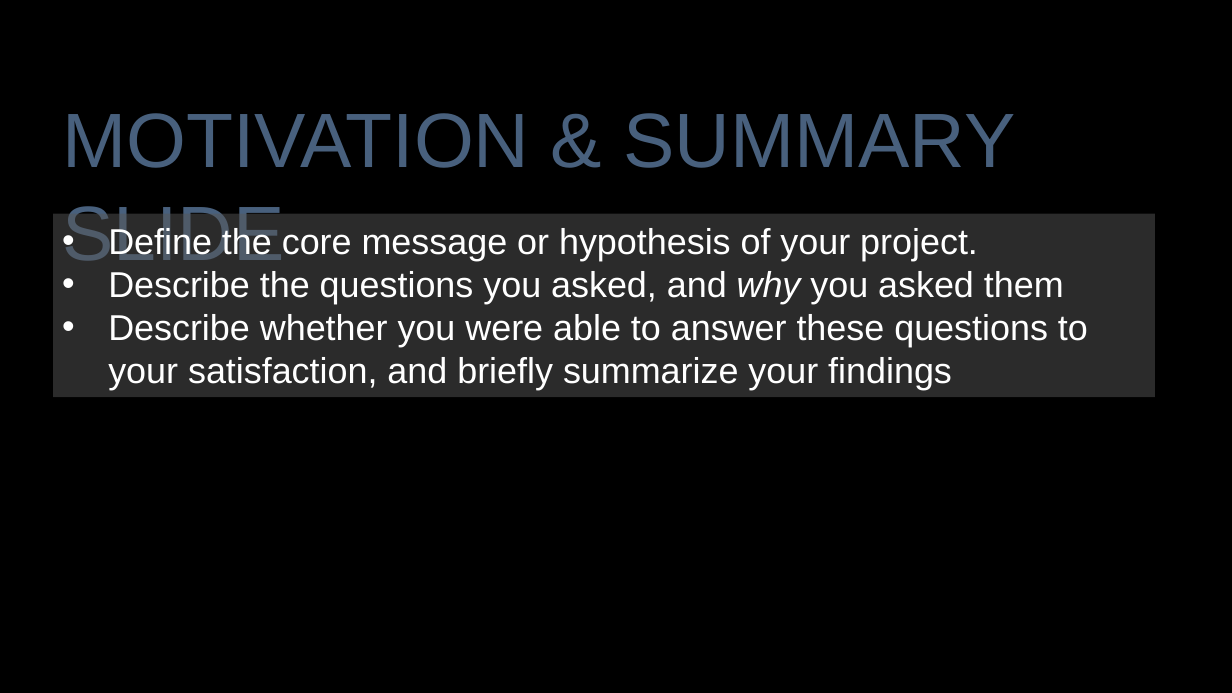
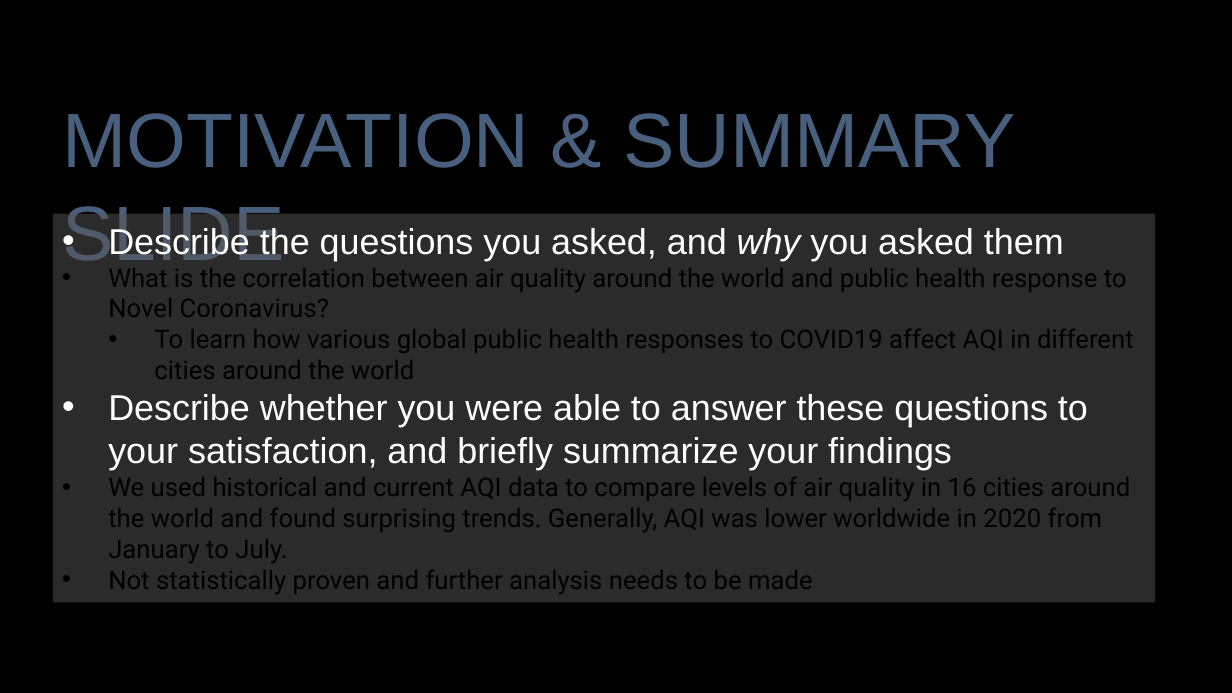
Before and after one commit to rigsbyk/Project-One, a slide deck: slide 4 of Presentation_Slides.pptx. Drawn at 1232x693 pixels with LibreOffice and Linux fonts; fonts in the diff are those of the drawing; background and template pictures are left out. Boxes give left, top, right and bottom in pixels: in the first picture for what was removed or moved away, otherwise in the second. Text is boxed around its words. In the diff, an @@ line names an element or a change of style, - is before the commit and + after.

Commit message:
updating presentation

```diff
--- a/Presentation_Slides.pptx
+++ b/Presentation_Slides.pptx
@@ rectangle "Describe the questions you asked, ...": place and size @@
-rectangle "Describe the questions you asked, ..." at [53, 213, 1155, 397]
+rectangle "Describe the questions you asked, ..." at [53, 213, 1155, 603]
@@ text in rectangle at [108, 226, 978, 261]: paragraph removed @@
-• Define the core message or hypothesis of your project.
@@ text in rectangle at [108, 268, 1134, 379]: paragraphs added @@
+• What is the correlation between air quality around the world and public health response to Novel Coronavirus?
+  • To learn how various global public health responses to COVID19 affect AQI in different cities around the world
@@ text in rectangle at [108, 477, 1130, 594]: paragraphs added @@
+• We used historical and current AQI data to compare levels of air quality in 16 cities around the world and found surprising trends. Generally, AQI was lower worldwide in 2020 from January to July.
+• Not statistically proven and further analysis needs to be made
```
Also in this commit, not shown: 4 other slides changed, 3 slides added, 1 slide removed, 25 other files.
